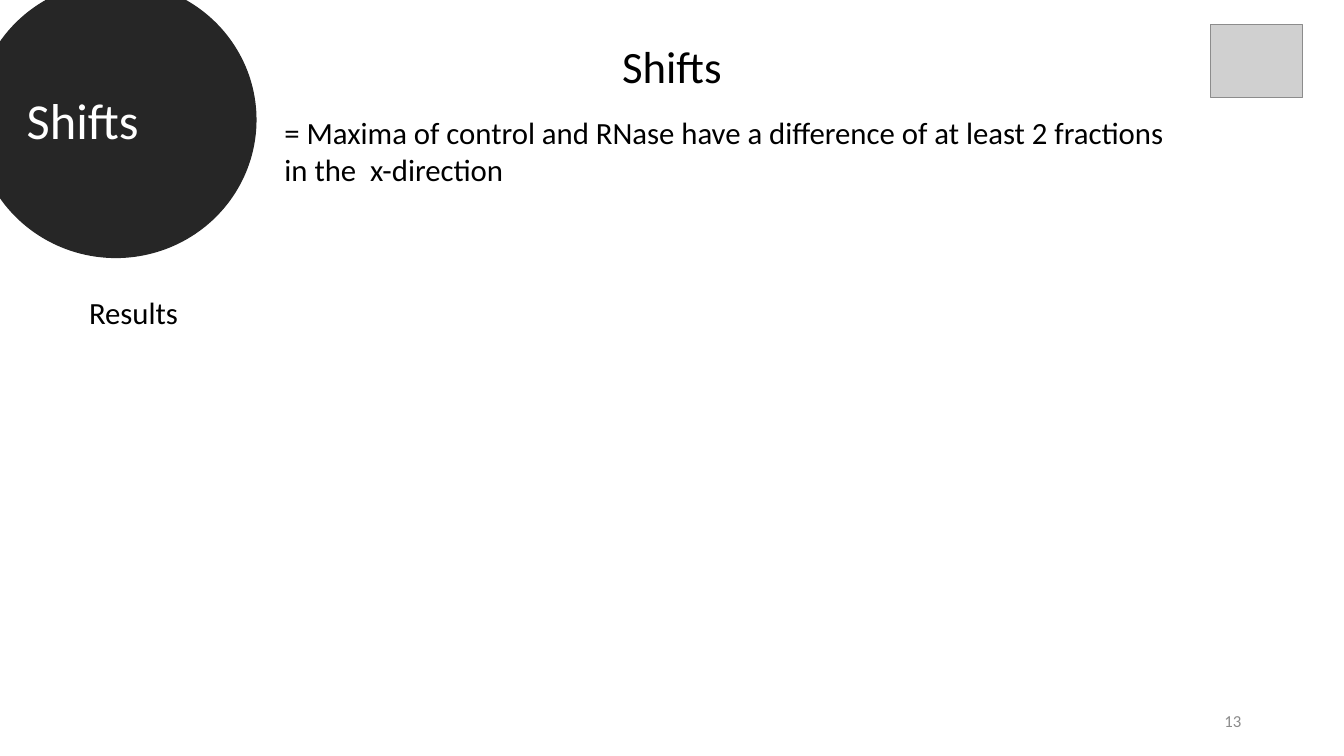
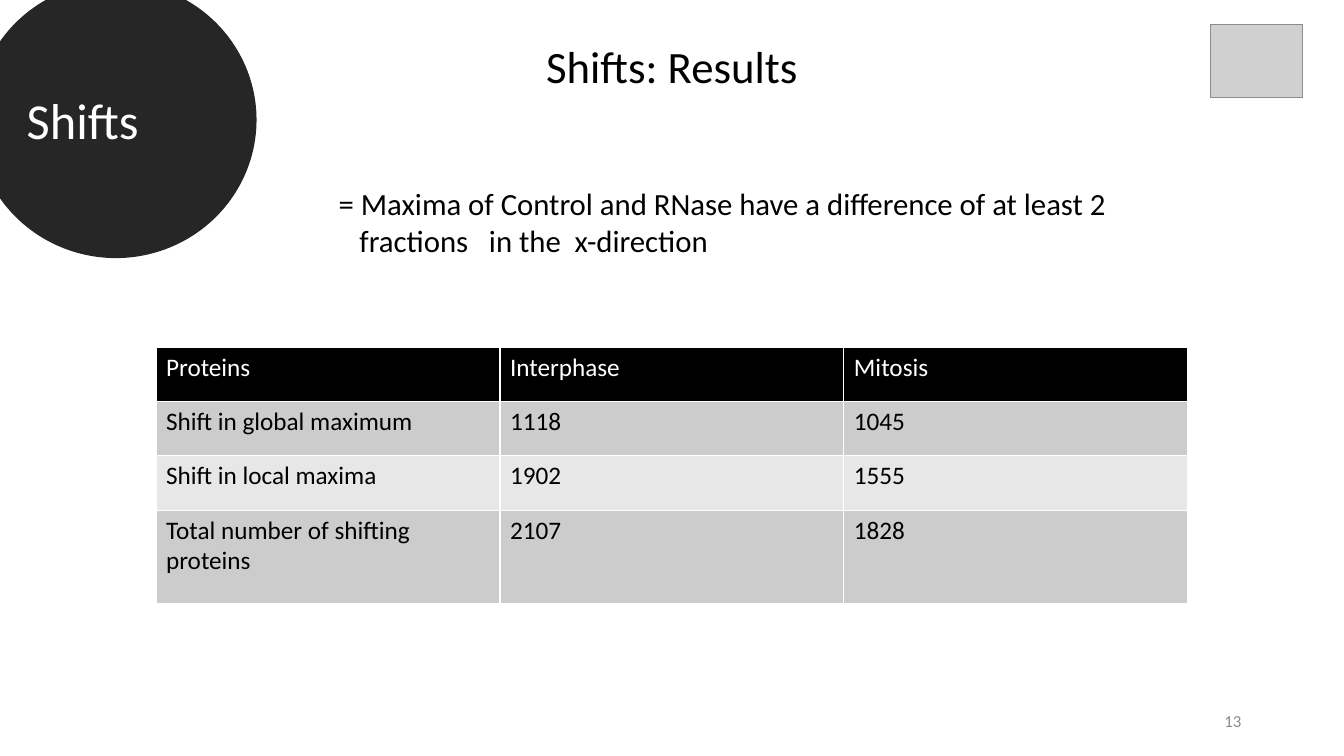
Before and after one commit to datascience-mobi-2022/2022-topic-03-team-05, a slide deck: slide 13 of Final presentation outline & temporary draft.pptx. Drawn at 1344x756 pixels with LibreOffice and Linux fonts; fonts in the diff are those of the drawing; grey boxes stand for pictures. Boxes give left, top, right and bottom in pixels: in the first picture for what was removed or moved away, otherwise in the second. Text is boxed around its words. In the diff, an @@ line names an element or a change of style, - is before the commit and + after.

```diff
--- a/Final presentation outline & temporary draft.pptx
+++ b/Final presentation outline & temporary draft.pptx
@@ text at <box>546,52,798,84</box>: text changed @@
-Shifts
+Shifts: Results
@@ text at <box>359,193,1106,253</box>: text changed @@
-= Maxima of control and RNase have a difference of at least 2 fractions in the x-direction
+= Maxima of Control and RNase have a difference of at least 2
+fractions in the x-direction
@@ text removed at <box>89,302,178,325</box> @@
-Results
@@ table added at <box>156,347,1188,604</box>, 4 rows, 3 columns @@
+Proteins | Interphase | Mitosis
+Shift in global maximum | 1118 | 1045
+Shift in local maxima | 1902 | 1555
+Total number of shifting proteins | 2107 | 1828
```
Also in this commit, not shown: 4 other slides changed.
